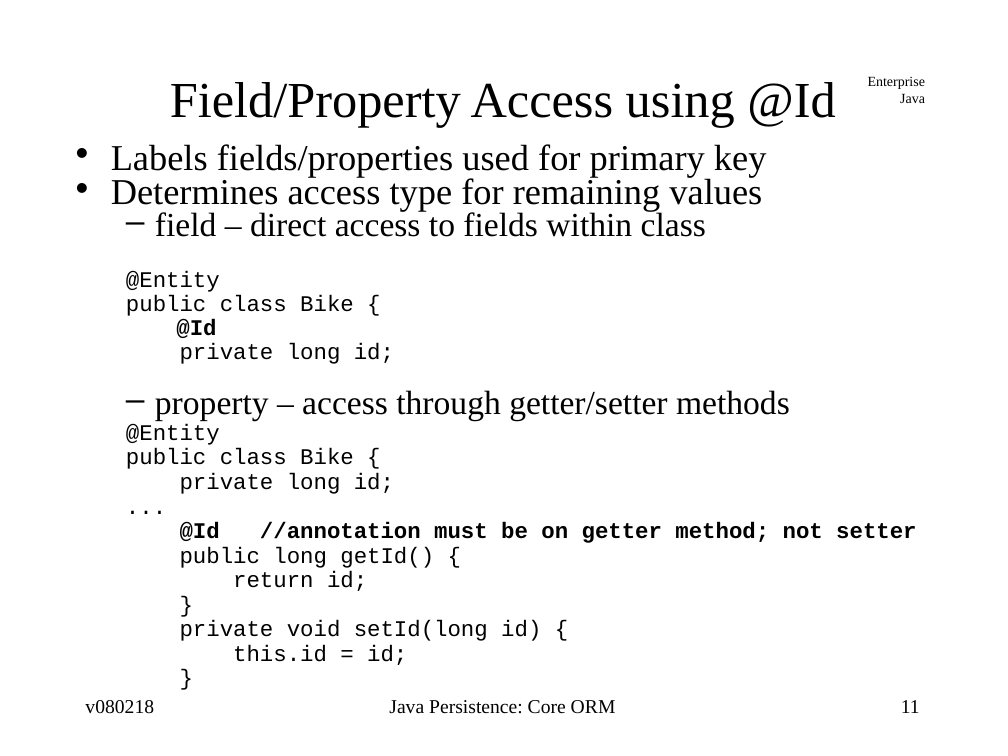
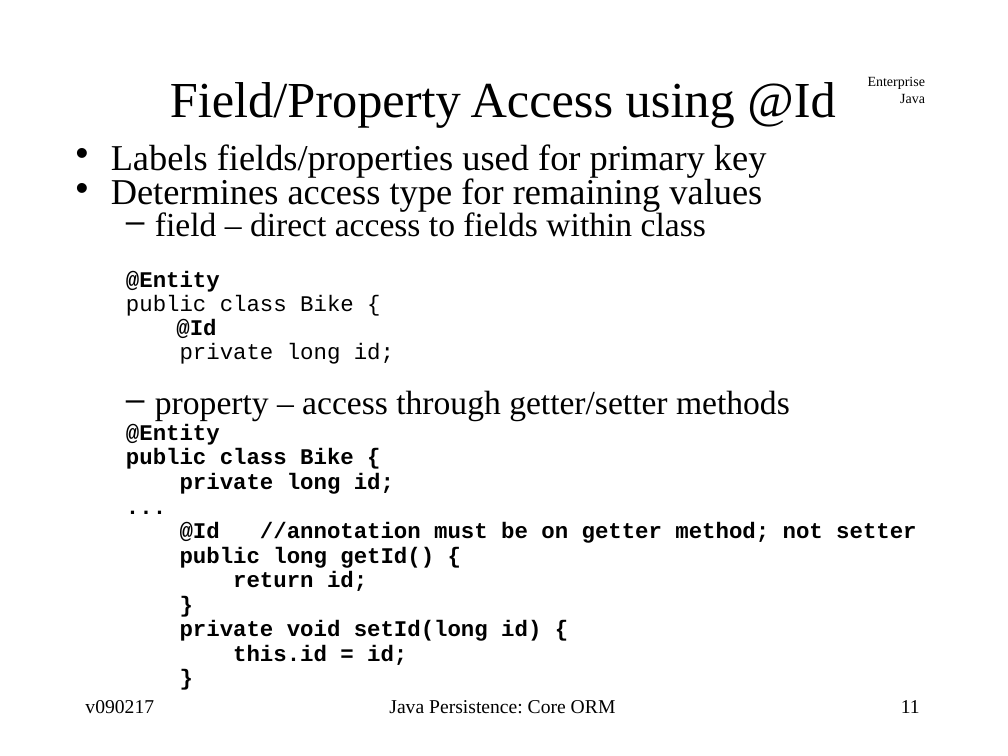
Before and after one commit to jcstaff/ejava-javaee, a slide deck: slide 11 of ormCore/src/site/resources/lectures/ormCore.ppt. Drawn at 1008x756 pixels with LibreOffice and Linux fonts; fonts in the diff are those of the drawing. Boxes give left, top, right and bottom in pixels: in the first picture for what was removed or moved away, otherwise in the second. Text is boxed around its words. In the diff, an @@ line names an element or a change of style, - is before the commit and + after.

```diff
--- a/ormCore/src/site/resources/lectures/ormCore.ppt
+++ b/ormCore/src/site/resources/lectures/ormCore.ppt
@@ text at (126, 271, 541, 665): bold on in "@Entity", "@Entity", "public class Bike {", "private long id;" and 7 more places @@
@@ text at (85, 700, 154, 714): text changed @@
-v080218
+v090217
```
Also in this commit, not shown: 89 other slides changed, 6 slides added, 5 other files.
